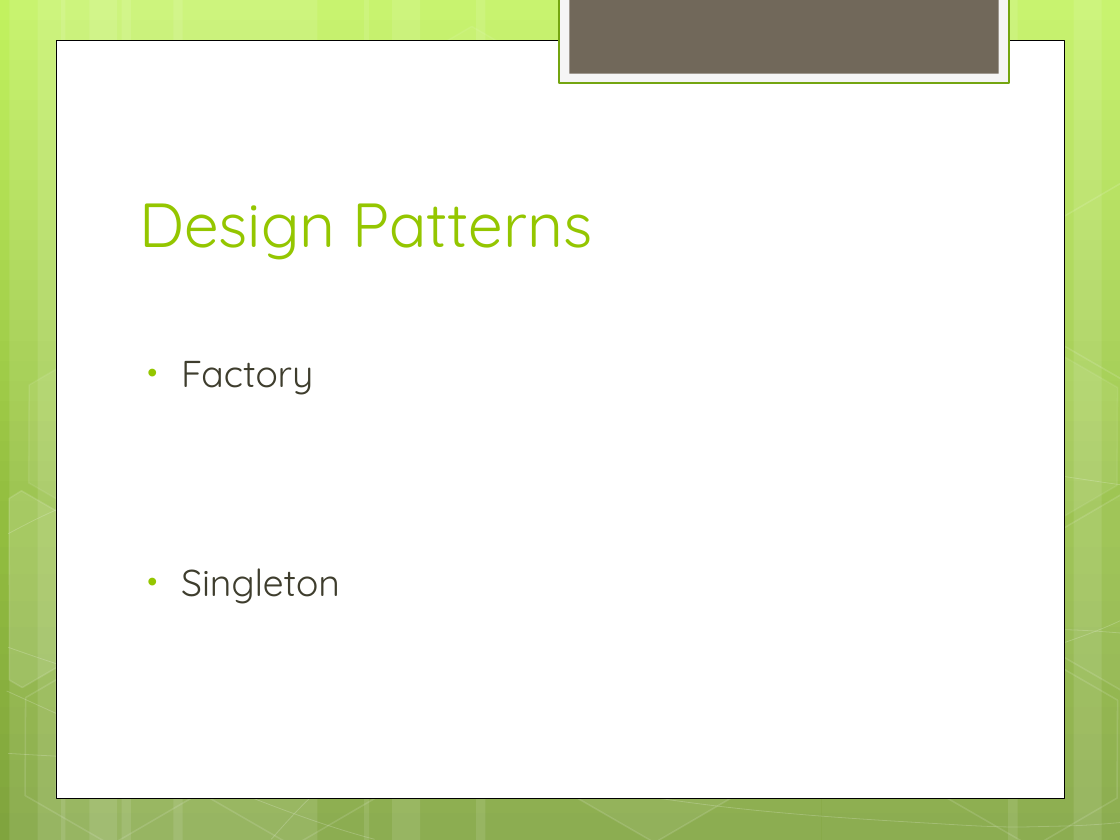
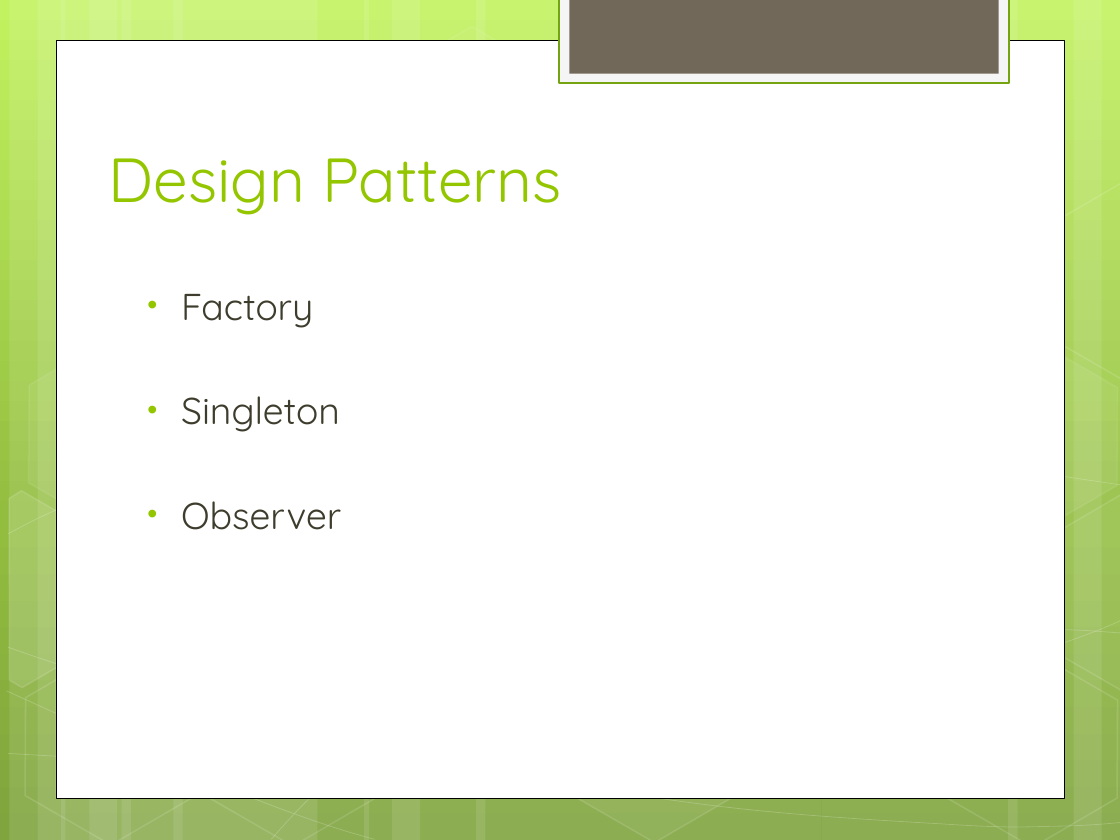
Before and after one commit to hiyenwong/cs679-b1-class-project, a slide deck: slide 22 of deliverables/final/Final Presentation.pptx (slide 21 before the commit). Drawn at 1120x840 pixels with LibreOffice and Linux fonts; fonts in the diff are those of the drawing. Boxes give left, top, right and bottom in pixels: in the first picture for what was removed or moved away, otherwise in the second. Text is boxed around its words. In the diff, an @@ line names an element or a change of style, - is before the commit and + after.

```diff
--- a/deliverables/final/Final Presentation.pptx
+++ b/deliverables/final/Final Presentation.pptx
@@ title "Design Patterns": place and size @@
-title "Design Patterns" at (139, 203, 593, 260)
+title "Design Patterns" at (109, 158, 562, 215)
@@ text "Factory": place and size @@
-text "Factory" at (181, 361, 340, 604)
+text "Factory" at (181, 294, 341, 530)
@@ text at (181, 501, 341, 530): paragraph added @@
+• Observer
```
Also in this commit, not shown: 3 other slides changed, 1 slide added, 1 slide removed.
